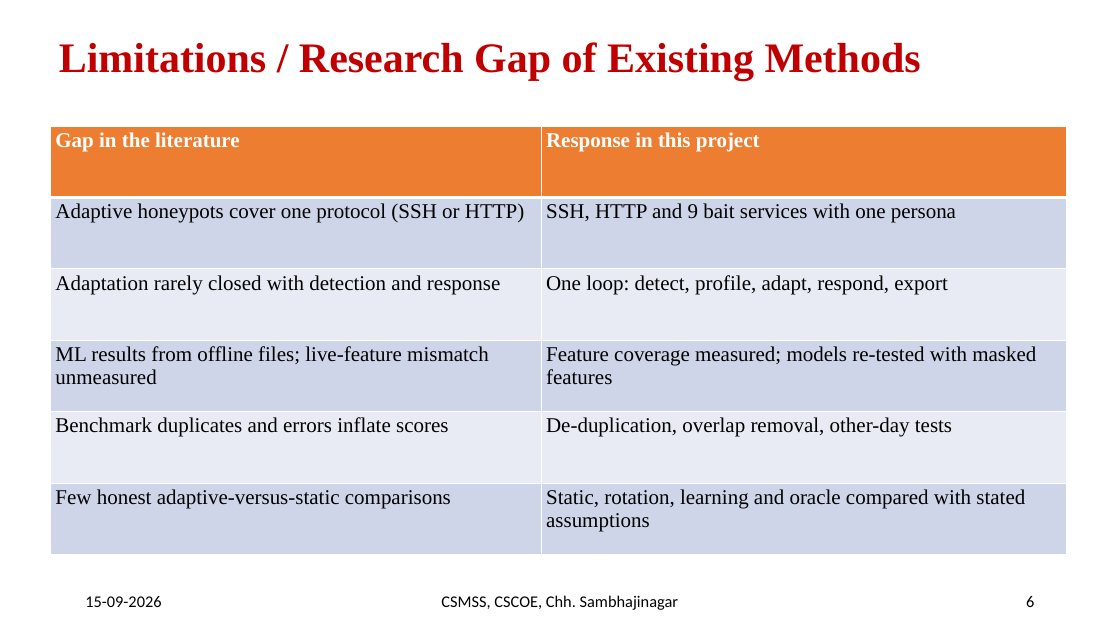
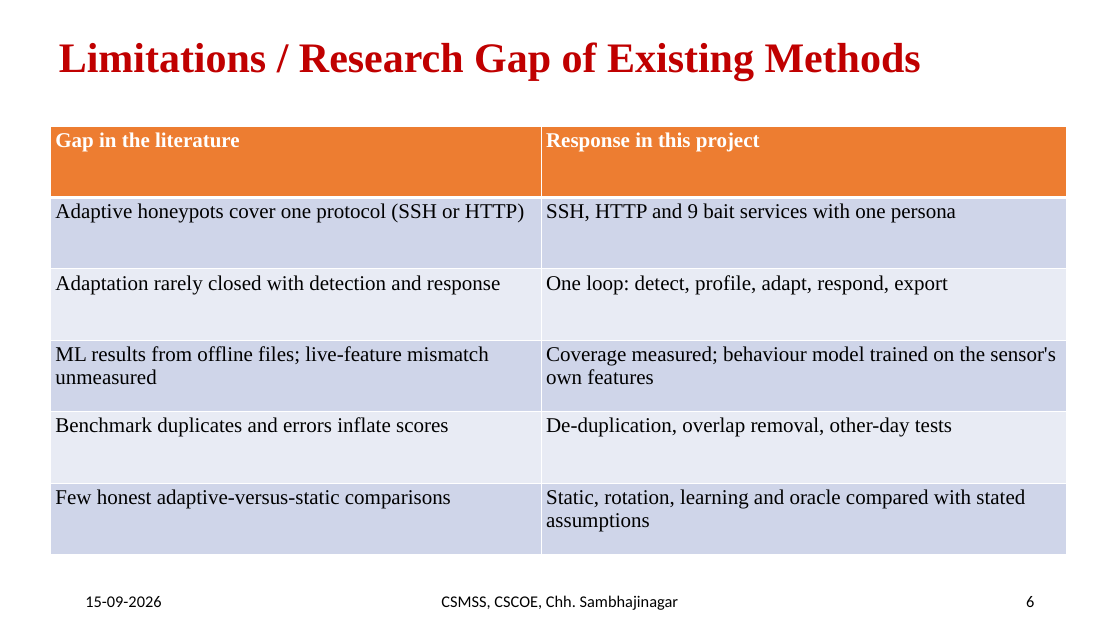
Before and after one commit to Parthbadgujar1/HoneyPot, a slide deck: slide 6 of report/output/Presentation.pptx. Drawn at 1120x630 pixels with LibreOffice and Linux fonts; fonts in the diff are those of the drawing. Boxes give left, top, right and bottom in pixels: in the first picture for what was removed or moved away, otherwise in the second. Text is boxed around its words. In the diff, an @@ line names an element or a change of style, - is before the commit and + after.

```diff
--- a/report/output/Presentation.pptx
+++ b/report/output/Presentation.pptx
@@ table at box(50, 126, 1067, 555) @@
-row 4, column 2: Feature coverage measured; models re-tested with masked features
+row 4, column 2: Coverage measured; behaviour model trained on the sensor's own features
```
Also in this commit, not shown: 9 other slides changed, 1 slide added, 10 other files.
